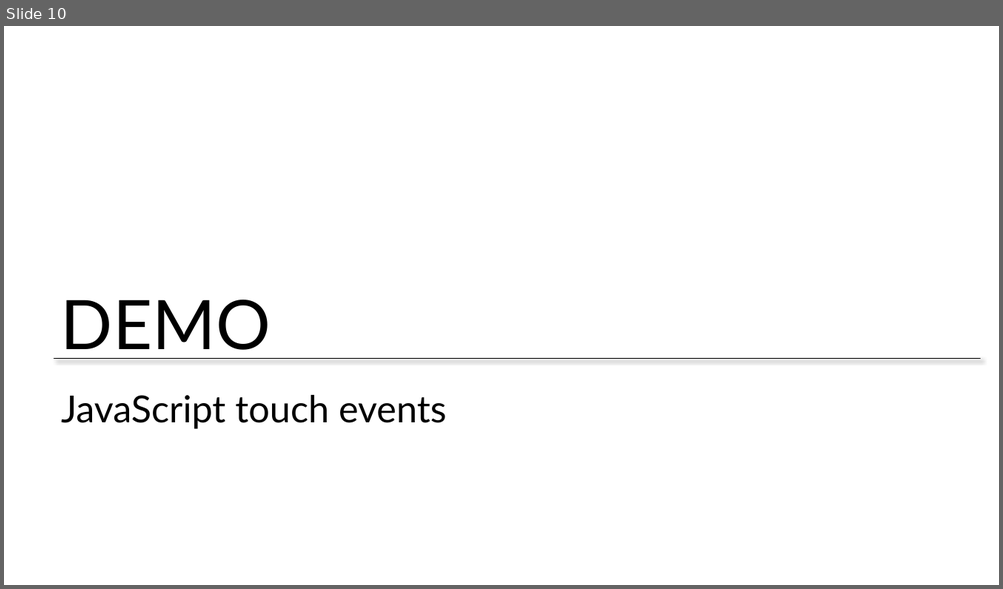
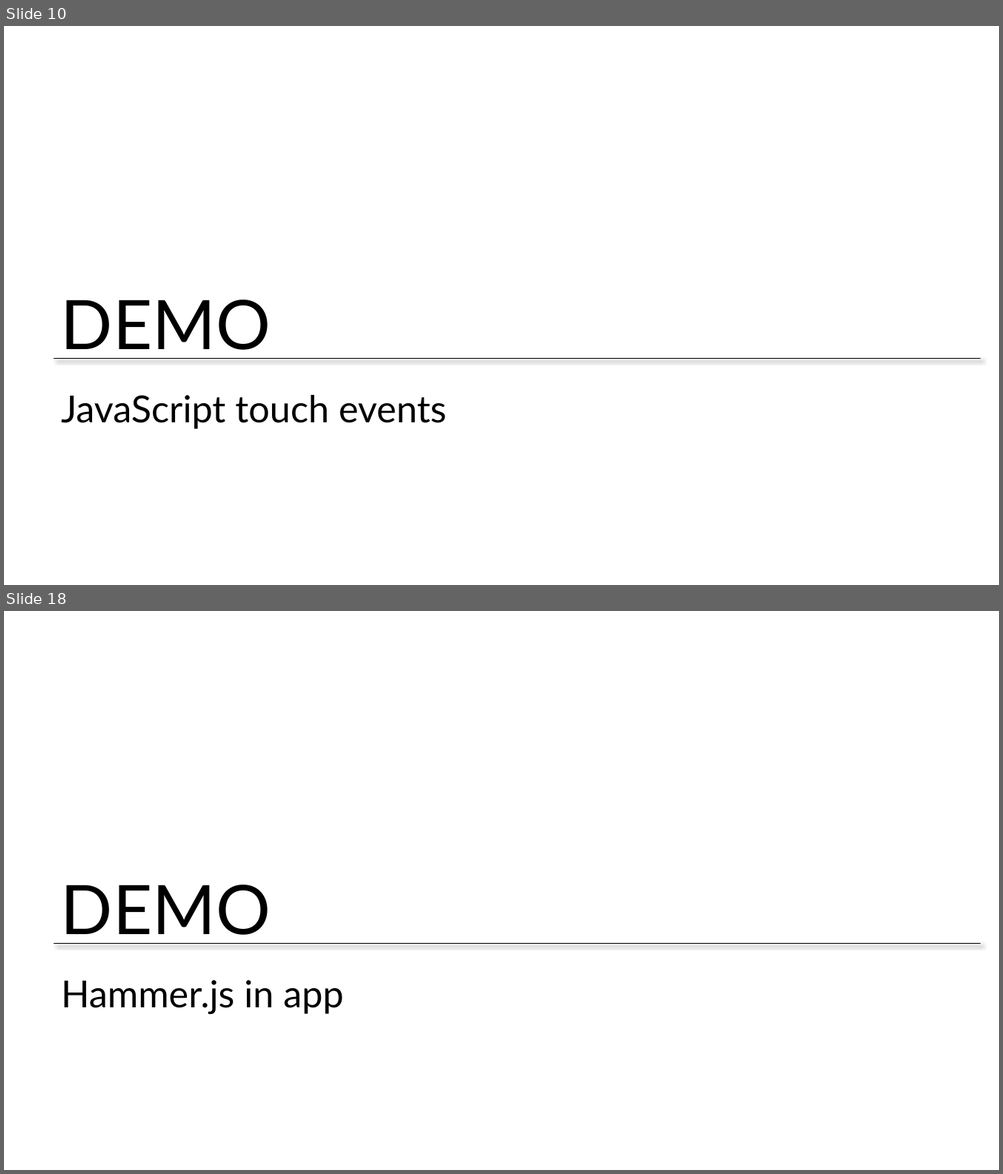
Before and after one commit to CharaD7/FrayedKnot, a slide deck: Slides/Mod 3 - Integrating Touch.pptx. Shown one above the other, each under a label of ours: slide 10 before the commit, slides 10 and 18 after it; the slides between them are not shown. The pictures are 1003x589 and 1003x1174 pixels, drawn with LibreOffice and Linux fonts; fonts in the diff are those of the drawing; background and template pictures are left out. Boxes give left, top, right and bottom in pixels: in the first picture for what was removed or moved away, otherwise in the second. Text is boxed around its words. In the diff, an @@ line names an element or a change of style, - is before the commit and + after.

```diff
--- a/Slides/Mod 3 - Integrating Touch.pptx
+++ b/Slides/Mod 3 - Integrating Touch.pptx
@@ slide 18 added at (4, 611, 999, 1170), background #FFFFFF; not listed: 2 template elements that a slide beside it also shows @@
@@ title added at (61, 980, 343, 1014), 36 pt, text #000000 @@
+Hammer.js in app
```
Also in this commit, not shown: 8 other slides added, 20 other files.
